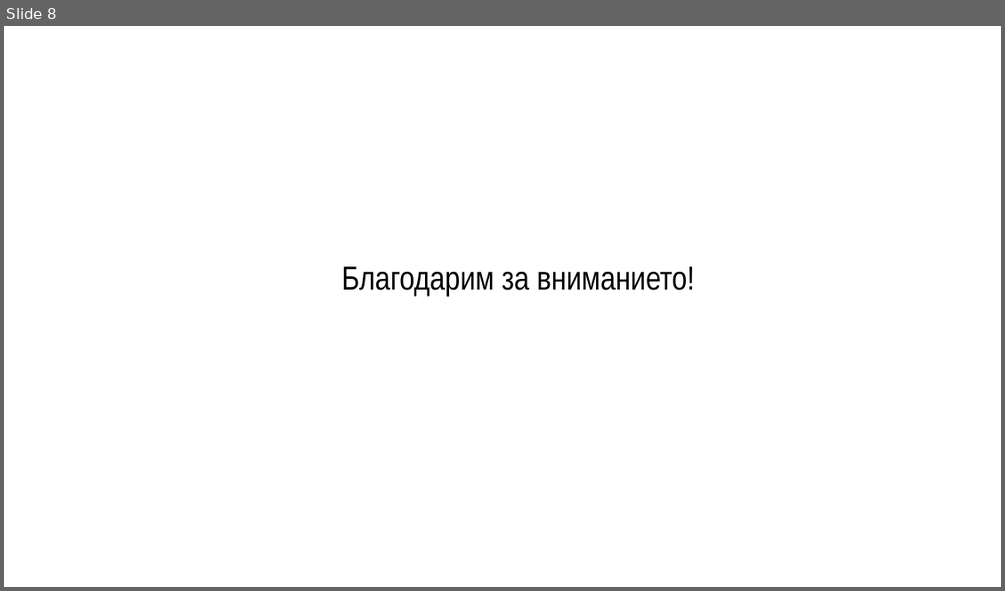
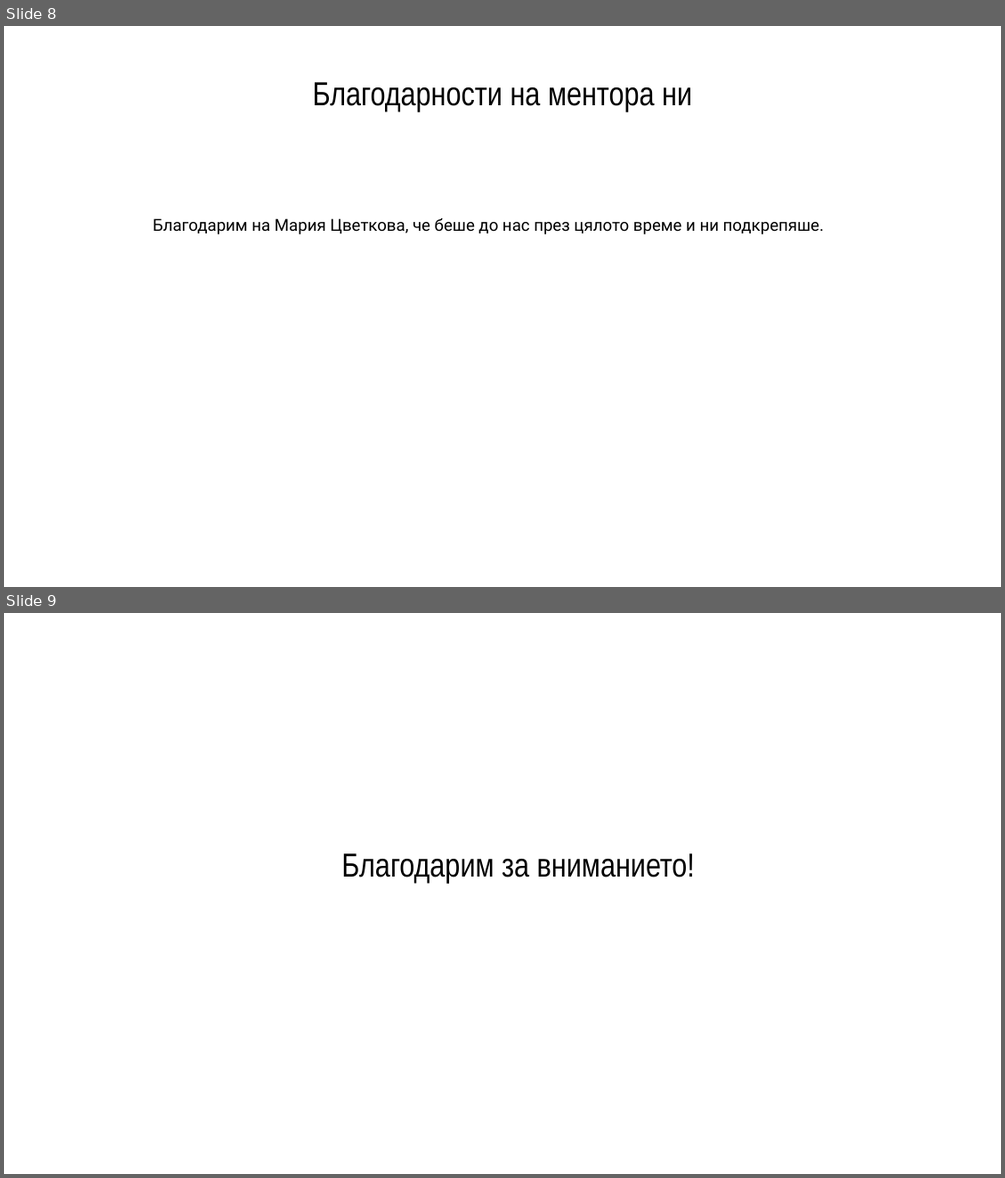
Before and after one commit to martindoychinov07/Blok-201, a slide deck: Presentation.pptx. Shown one above the other, each under a label of ours: slide 8 before the commit, slides 8 and 9 after it. The pictures are 1005x591 and 1005x1178 pixels, drawn with LibreOffice and Linux fonts; fonts in the diff are those of the drawing. Boxes give left, top, right and bottom in pixels: in the first picture for what was removed or moved away, otherwise in the second. Text is boxed around its words. In the diff, an @@ line names an element or a change of style, - is before the commit and + after.

Commit message:
Presentation

```diff
--- a/Presentation.pptx
+++ b/Presentation.pptx
@@ slide 8 added at [4, 26, 1001, 587], background #FFFFFF @@
@@ title added at [313, 82, 692, 111], 24 pt, text #000000 @@
+Благодарности на ментора ни
@@ text added at [153, 218, 824, 234], 12 pt, text #000000 @@
+Благодарим на Мария Цветкова, че беше до нас през цялото време и ни подкрепяше.
@@ what was slide 8 is now slide 9 @@
```
